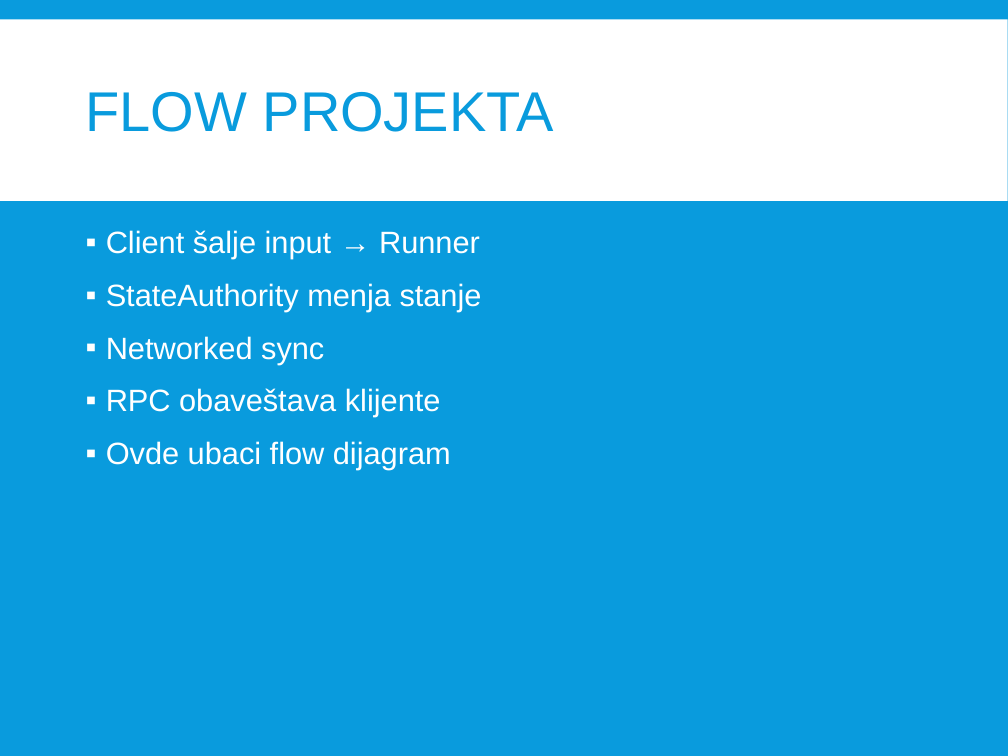
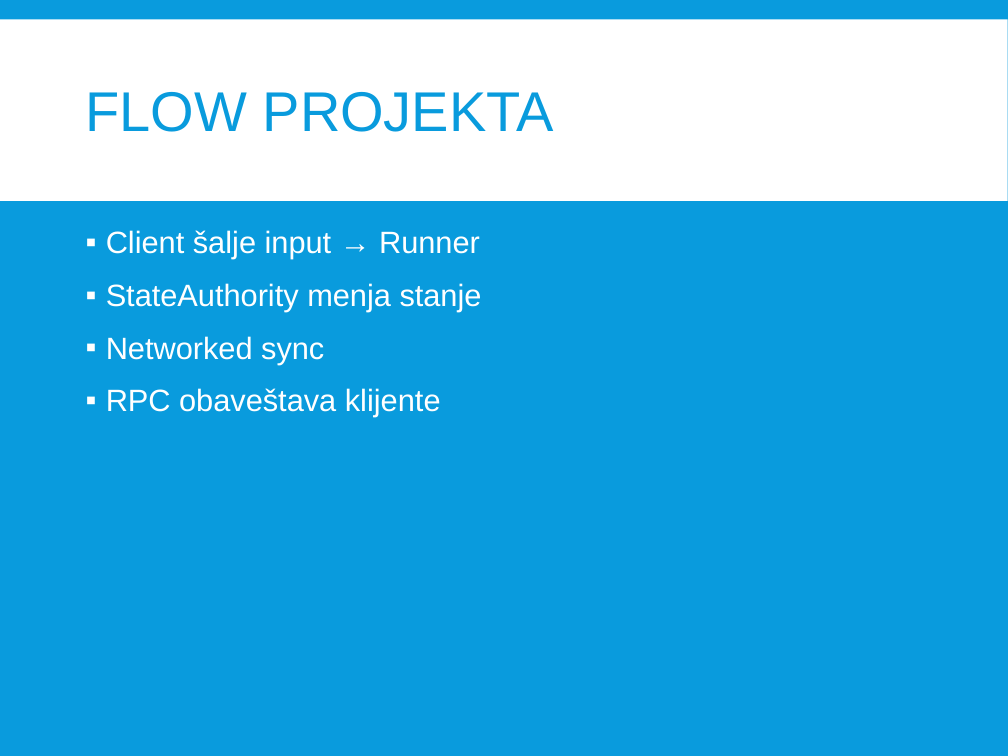
Before and after one commit to Milos-Sstanojevic/PhotonFusion-Demo, a slide deck: slide 18 of Milos_Stanojevic_Prezentacija.pptx. Drawn at 1008x756 pixels with LibreOffice and Linux fonts; fonts in the diff are those of the drawing. Boxes give left, top, right and bottom in pixels: in the first picture for what was removed or moved away, otherwise in the second. Text is boxed around its words. In the diff, an @@ line names an element or a change of style, - is before the commit and + after.

```diff
--- a/Milos_Stanojevic_Prezentacija.pptx
+++ b/Milos_Stanojevic_Prezentacija.pptx
@@ text at bbox=[106, 441, 451, 470]: paragraph removed @@
-▪ Ovde ubaci flow dijagram
```
Also in this commit, not shown: 5 other slides changed, 2 slides added, 3 other files.
